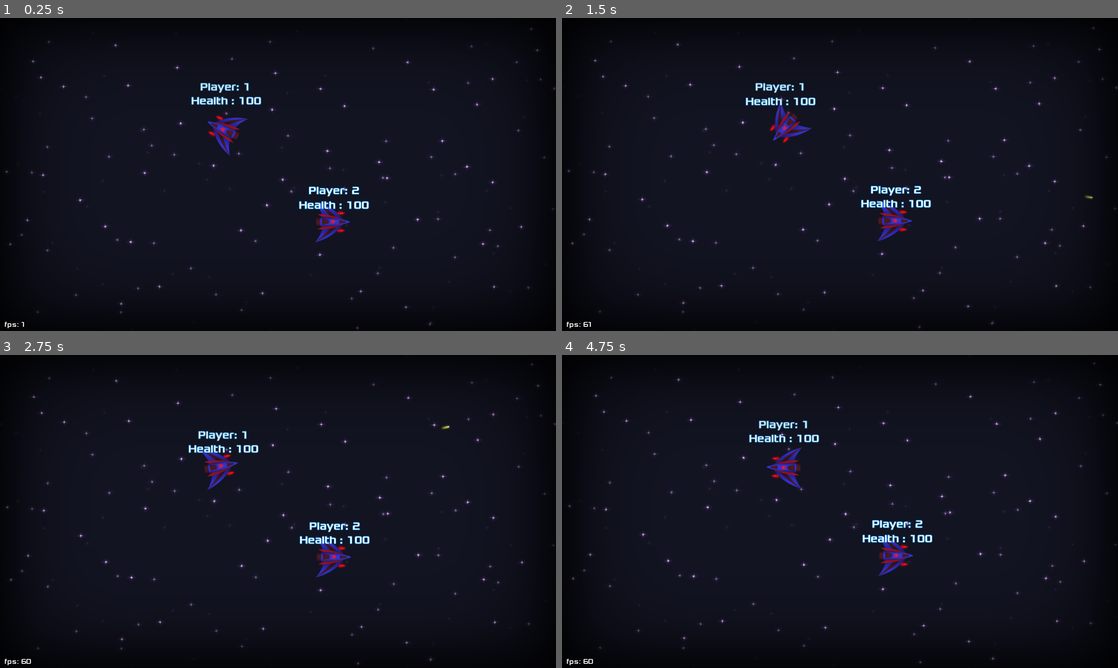
Above: before the commit, frames 1-4 (two rows, left to right).
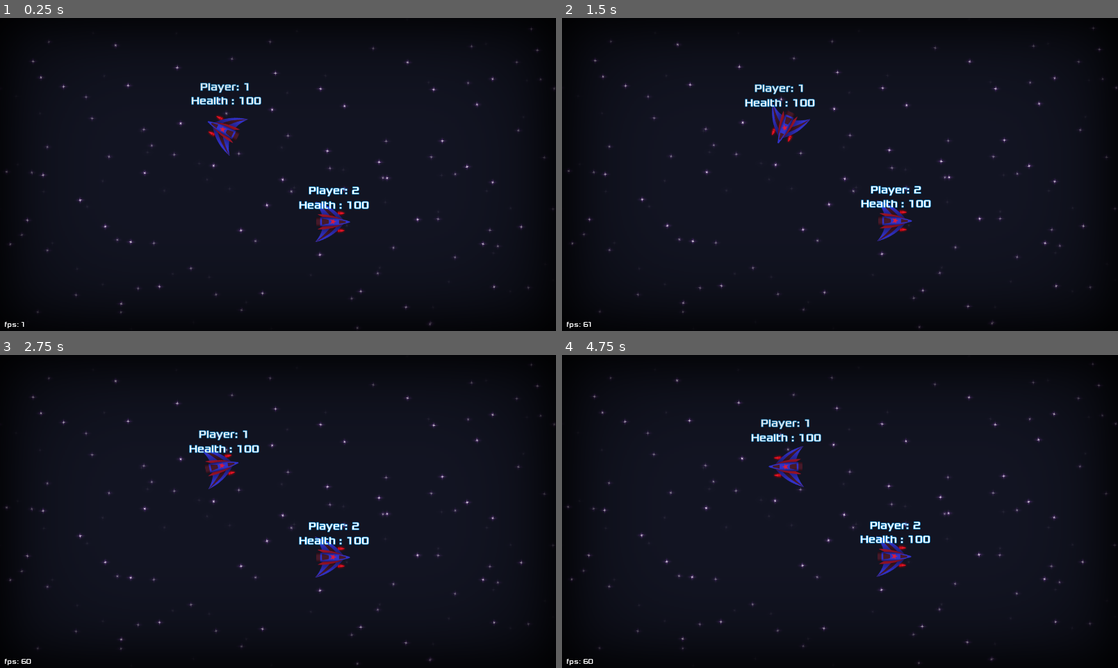
Above: after the commit, the same moments.

Repository: Najim-SD/Moon-Guardian
Game: Godot game, scene res://Scenes/Level.tscn
The game is run twice, just before and just after one commit, with the same random seed, the same clock (stepped at 60 frames per second) and the same inputs.
Inputs (mouse positions are in pixels of both pictures, inside the frame that each line leads up to):
- Up to frame 1 (0.25 s): no input
- Up to frame 2 (1.5 s): move the mouse to (962, 158) at 0.52 s; right-click (962, 158) at 0.6 s; move the mouse to (728, 190) at 1.27 s; click (728, 190) at 1.35 s
- Up to frame 3 (2.75 s): move the mouse to (333, 442) at 2.02 s; right-click (333, 442) at 2.1 s
- Up to frame 4 (4.75 s): tap Enter at 2.75 s; move the mouse to (812, 574) at 2.77 s; click (812, 574) at 2.85 s; move the mouse to (1006, 558) at 3.52 s; right-click (1006, 558) at 3.6 s; move the mouse to (673, 464) at 4.27 s; click (673, 464) at 4.35 s

The runs differ from the first frame. In frame 1, less than 0.1% of the frame differs, in the area x 37-45%, y 31-44%; in frame 2, 0.9%; in frame 3, 1.2%; in frame 4, 2.1%, in the area x 0-100%, y 2-99%.

Commit message:
mouse control uses lerp for it's direction (instead of snaping directly)

Diff:
--- a/Scripts/Spaceship.gd
+++ b/Scripts/Spaceship.gd
@@ -40,8 +40,9 @@
 func _physics_process(delta):
 	# MOVEMENT -----------------------------------------
 	if useJoyStick == false:
-		direction = (get_global_mouse_position() - global_position).normalized()
-		look_at(get_global_mouse_position())
+		var nd:Vector2 = (get_global_mouse_position() - global_position).normalized()
+		direction = vectorLerp(direction, nd, 0.1)
+		rotation = direction.angle()
 	else:
 		var nd:Vector2 = Vector2(Input.get_joy_axis(controlDevice, 0), Input.get_joy_axis(controlDevice, 1))
 		nd = nd.normalized()
